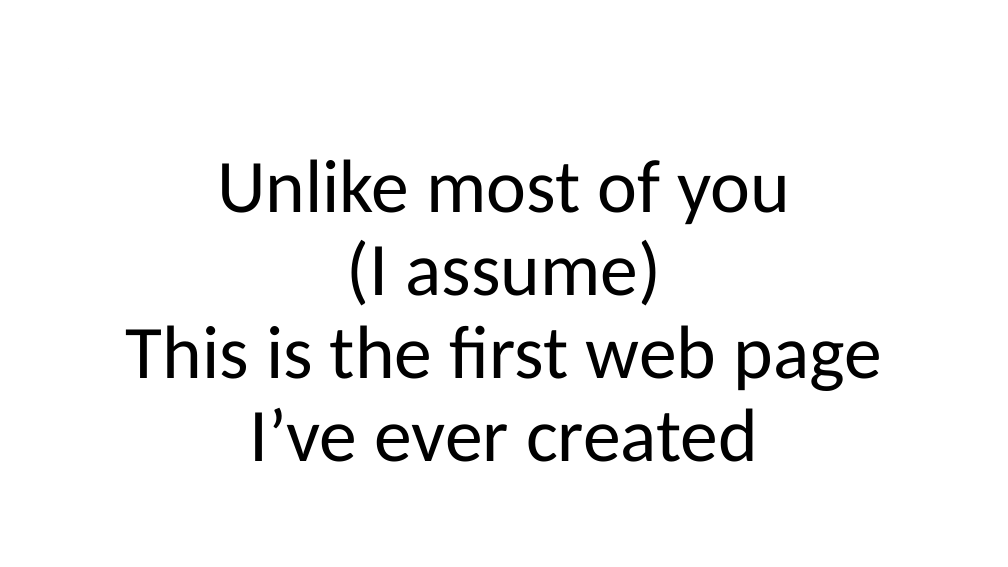
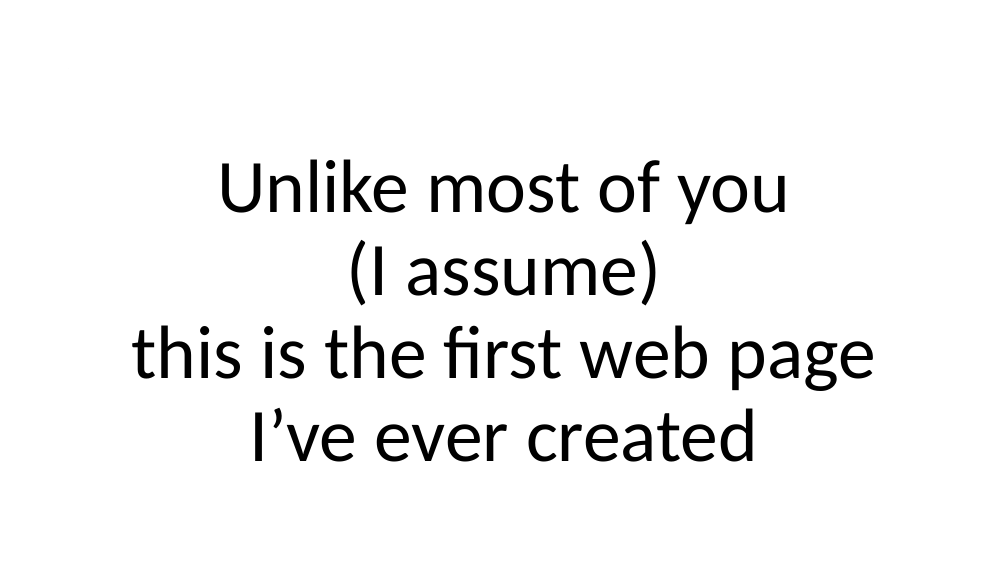
Before and after one commit to juliovquevedo/julio-personal-website, a slide deck: slide 2 of Week-1-Presentation.pptx. Drawn at 1008x567 pixels with LibreOffice and Linux fonts; fonts in the diff are those of the drawing. Boxes give left, top, right and bottom in pixels: in the first picture for what was removed or moved away, otherwise in the second. Text is boxed around its words. In the diff, an @@ line names an element or a change of style, - is before the commit and + after.

```diff
--- a/Week-1-Presentation.pptx
+++ b/Week-1-Presentation.pptx
@@ text at (131, 325, 876, 391): text changed @@
-This is the first web page
+this is the first web page
```
Also in this commit, not shown: 3 other slides changed, 1 slide added, 2 other files.
